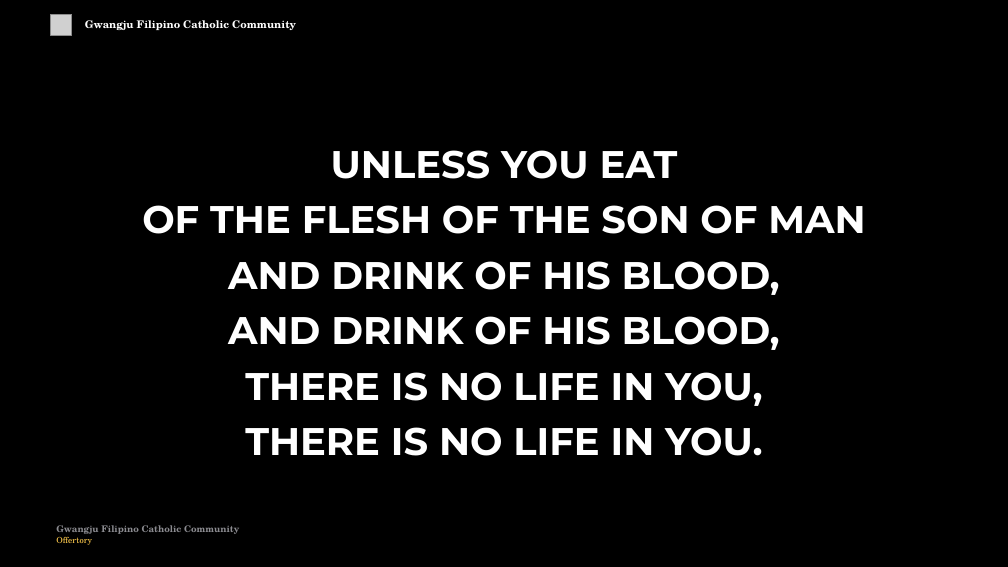
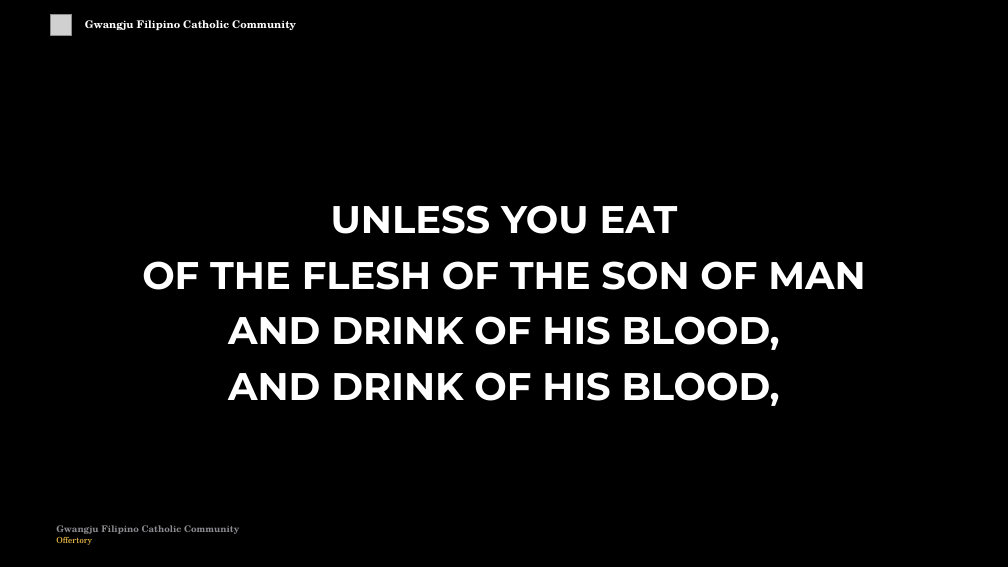
Before and after one commit to divinogabriel9/verbum, a slide deck: slide 38 of outputs/GFCC26Apr2026_Eastertide.pptx (slide 35 before the commit). Drawn at 1008x567 pixels with LibreOffice and Linux fonts; fonts in the diff are those of the drawing; grey boxes stand for pictures. Boxes give left, top, right and bottom in pixels: in the first picture for what was removed or moved away, otherwise in the second. Text is boxed around its words. In the diff, an @@ line names an element or a change of style, - is before the commit and + after.

```diff
--- a/outputs/GFCC26Apr2026_Eastertide.pptx
+++ b/outputs/GFCC26Apr2026_Eastertide.pptx
@@ text "UNLESS YOU EAT": place and size @@
-text "UNLESS YOU EAT" at (142,150,865,456)
+text "UNLESS YOU EAT" at (142,205,865,406)
@@ text at (245,372,762,456): paragraphs removed @@
-THERE IS NO LIFE IN YOU,
-THERE IS NO LIFE IN YOU.
```
Also in this commit, not shown: 22 other slides changed, 12 slides added, 11 slides removed, 54 other files.
